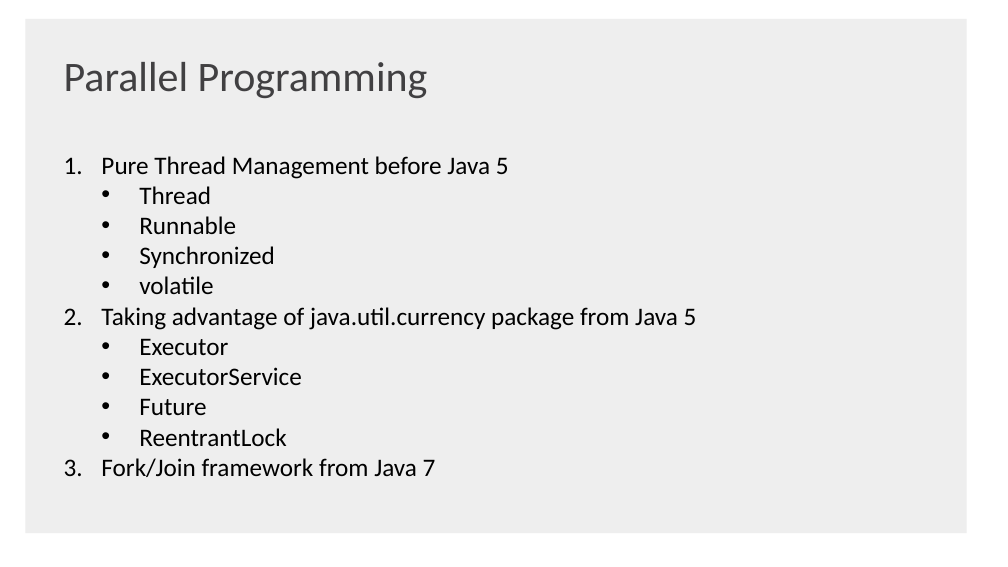
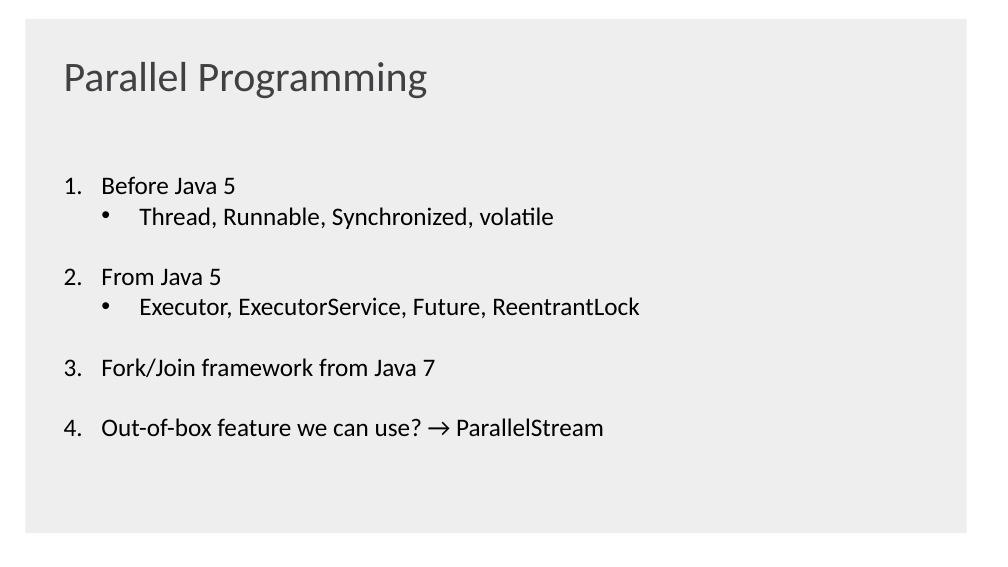
Before and after one commit to shaojie-xu-kp/Java8_lunch_learn, a slide deck: slide 23 of Java 8 & TDP.pptx (slide 25 before the commit). Drawn at 1008x567 pixels with LibreOffice and Linux fonts; fonts in the diff are those of the drawing; background and template pictures are left out. Boxes give left, top, right and bottom in pixels: in the first picture for what was removed or moved away, otherwise in the second. Text is boxed around its words. In the diff, an @@ line names an element or a change of style, - is before the commit and + after.

```diff
--- a/Java 8 & TDP.pptx
+++ b/Java 8 & TDP.pptx
@@ text "Before Java 5": place and size @@
-text "Before Java 5" at [101, 156, 697, 477]
+text "Before Java 5" at [101, 176, 639, 437]
@@ text at [101, 176, 639, 318]: text changed @@
-1. Pure Thread Management before Java 5
-  • Thread
-  • Runnable
-  • Synchronized
-  • volatile
-2. Taking advantage of java.util.currency package from Java 5
-  • Executor
-  • ExecutorService
-  • Future
-  • ReentrantLock
+1. Before Java 5
+  • Thread, Runnable, Synchronized, volatile
+2. From Java 5
+  • Executor, ExecutorService, Future, ReentrantLock
@@ text at [101, 418, 604, 437]: paragraph added @@
+4. Out-of-box feature we can use? → ParallelStream
```
Also in this commit, not shown: 10 other slides changed, 2 slides added, 3 slides removed.
